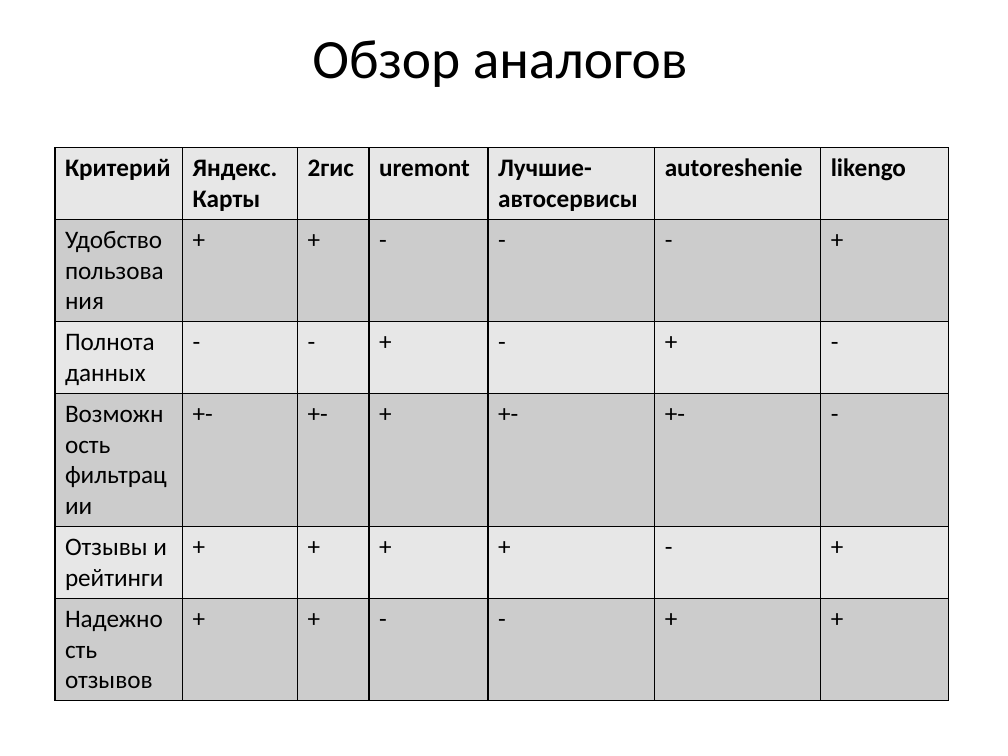
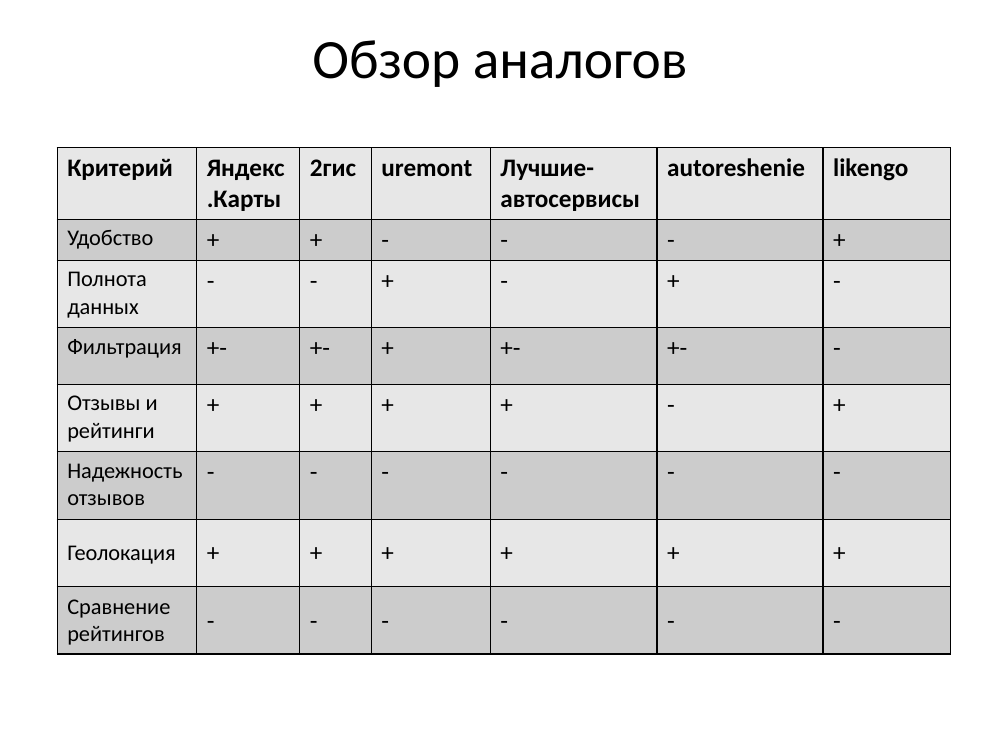
Before and after one commit to vadimgilka/-arRatingWebsite, a slide deck: slide 10 of Documentation/My documentation/Predzashita_Gailevich.pptx (slide 11 before the commit). Drawn at 1008x756 pixels with LibreOffice and Linux fonts; fonts in the diff are those of the drawing. Boxes give left, top, right and bottom in pixels: in the first picture for what was removed or moved away, otherwise in the second. Text is boxed around its words. In the diff, an @@ line names an element or a change of style, - is before the commit and + after.

```diff
--- a/Documentation/My documentation/Predzashita_Gailevich.pptx
+++ b/Documentation/My documentation/Predzashita_Gailevich.pptx
@@ table at (57, 148, 951, 653) @@
-row 2, column 1: Удобство пользования
+row 2, column 1: Удобство
-row 4, column 1: Возможность фильтрации
+row 4, column 1: Фильтрация
-row 6: Надежность отзывов | + | + | - | - | + | +
+row 6: Надежность отзывов | - | - | - | - | - | -
+row 7: Геолокация | + | + | + | + | + | +
+row 8: Сравнение рейтингов | - | - | - | - | - | -
```
Also in this commit, not shown: 8 other slides changed, 1 slide added, 3 slides removed.
